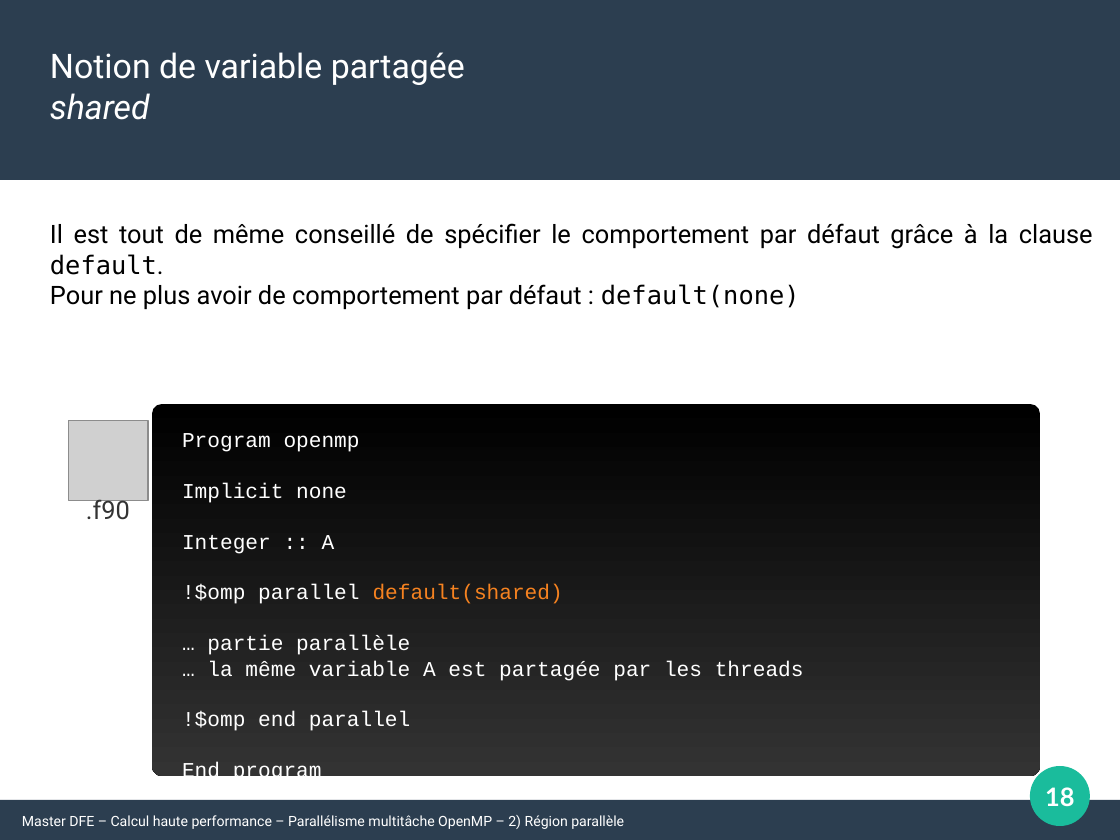
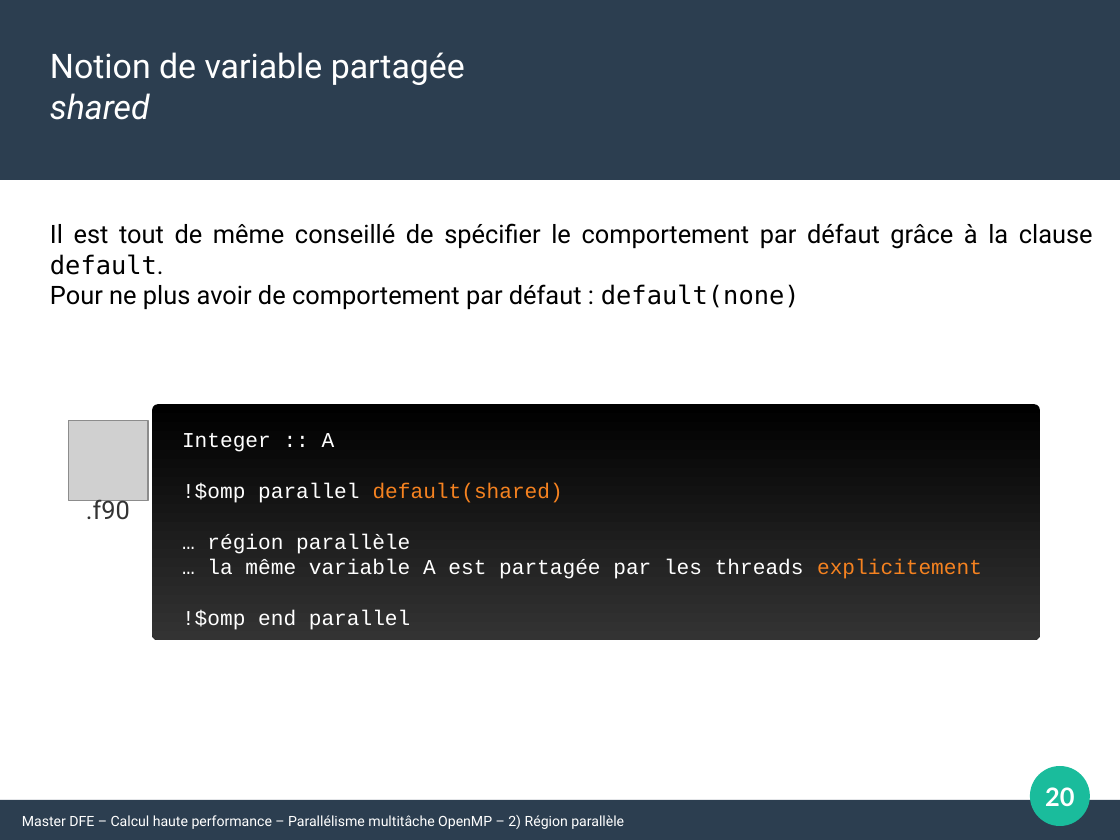
Before and after one commit to Maison-de-la-Simulation/HPC-DFE-Paris-Saclay, a slide deck: slide 20 of support/OpenMP.odp (slide 18 before the commit). Drawn at 1120x840 pixels with LibreOffice and Linux fonts; fonts in the diff are those of the drawing; grey boxes stand for pictures. Boxes give left, top, right and bottom in pixels: in the first picture for what was removed or moved away, otherwise in the second. Text is boxed around its words. In the diff, an @@ line names an element or a change of style, - is before the commit and + after.

```diff
--- a/support/OpenMP.odp
+++ b/support/OpenMP.odp
@@ rounded rectangle: place and size @@
-rounded rectangle at (152, 405, 1041, 776)
+rounded rectangle at (152, 405, 1041, 640)
@@ text at (182, 433, 360, 503): paragraphs removed @@
-Program openmp
-Implicit none
@@ text at (207, 534, 982, 579): text changed @@
-… partie parallèle
-… la même variable A est partagée par les threads
+… région parallèle
+… la même variable A est partagée par les threads explicitement
@@ text at (182, 762, 322, 784): paragraph removed @@
-End program
@@ page number at (1045, 787, 1074, 806): text changed @@
-18
+20
```
Also in this commit, not shown: 19 other slides changed, 22 slides added, 7 other files.
